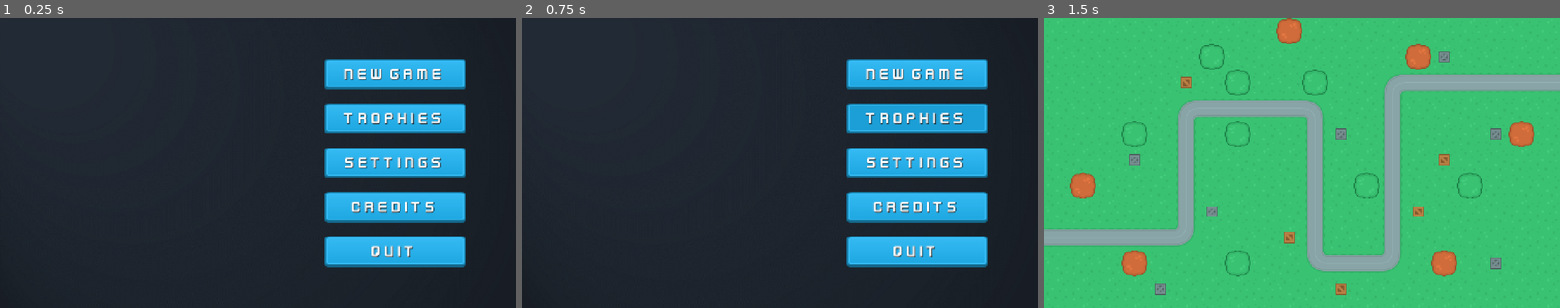
Above: before the commit, frames 1-3 (left to right).
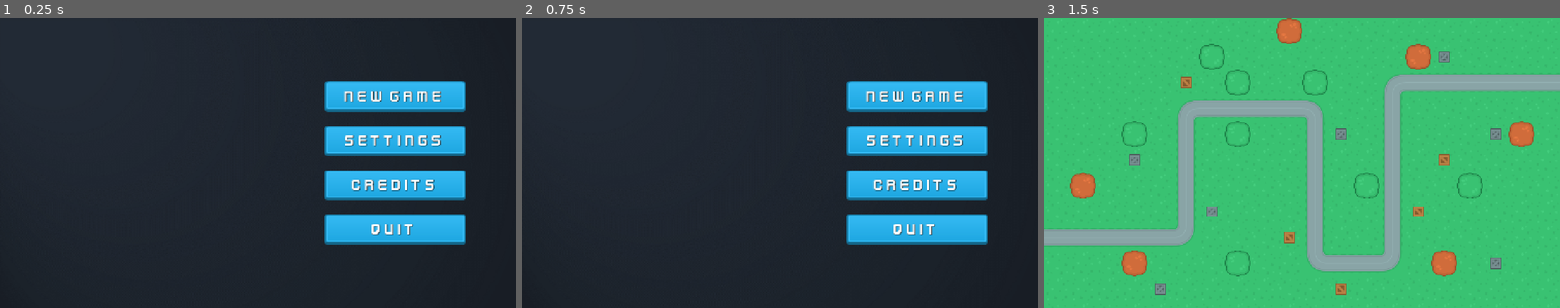
Above: after the commit, the same moments.

Repository: lukeai-tan/nanban-requiem-orbital
Game: Godot game, scene res://SceneHandler.tscn
Same seed, same stepped clock (60 frames per second), same inputs: the game is played once before the commit and once after it.
Inputs (mouse positions are in pixels of both pictures, inside the frame that each line leads up to):
- Up to frame 1 (0.25 s): no input
- Up to frame 2 (0.75 s): click (919, 119) at 0.5 s, where only the run before the commit has a clickable "Trophies"
- Up to frame 3 (1.5 s): click "New Game" at 1.25 s

The runs differ from the first frame. In frame 1, 16% of the frame differs, in the area x 62-91%, y 14-86%; in frame 2, 17%; in frame 3, nothing differs.

Commit message:
changes to main menu
removed trophies button temporarily

Diff:
--- a/SceneHandler.gd
+++ b/SceneHandler.gd
@@ -2,7 +2,7 @@
 
 func _ready():
 	get_node("MainMenu/Margin/VBoxContainer/NewGame").connect("pressed", Callable(self, "onNewGamePressed"))
-	get_node("MainMenu/Margin/VBoxContainer/Trophies").connect("pressed", Callable(self, "onTrophiesPressed"))
+	# get_node("MainMenu/Margin/VBoxContainer/Trophies").connect("pressed", Callable(self, "onTrophiesPressed"))
 	get_node("MainMenu/Margin/VBoxContainer/Settings").connect("pressed", Callable(self, "onSettingsPressed"))
 	get_node("MainMenu/Margin/VBoxContainer/Credits").connect("pressed", Callable(self, "onCreditsPressed"))
 	get_node("MainMenu/Margin/VBoxContainer/Quit").connect("pressed", Callable(self, "onQuitPressed"))
@@ -12,9 +12,10 @@
 	var gameScene = load("res://Scenes/MainScenes/GameScene.tscn").instantiate()
 	add_child(gameScene)
 
+'''
 func onTrophiesPressed():
 	pass
-
+'''
 func onSettingsPressed():
 	pass
 
--- a/Scenes/UIScenes/MainMenu.tscn
+++ b/Scenes/UIScenes/MainMenu.tscn
@@ -62,29 +62,6 @@
 theme_override_fonts/font = ExtResource("5_tg48g")
 theme_override_font_sizes/font_size = 40
 text = "New Game"
-horizontal_alignment = 1
-vertical_alignment = 1
-
-[node name="Trophies" type="TextureButton" parent="Margin/VBoxContainer"]
-custom_minimum_size = Vector2(350, 75)
-layout_mode = 2
-size_flags_horizontal = 4
-texture_normal = ExtResource("4_2e4mf")
-texture_pressed = ExtResource("3_qc1fl")
-texture_hover = ExtResource("2_qc1fl")
-stretch_mode = 0
-
-[node name="Label" type="Label" parent="Margin/VBoxContainer/Trophies"]
-layout_mode = 1
-anchors_preset = 15
-anchor_right = 1.0
-anchor_bottom = 1.0
-grow_horizontal = 2
-grow_vertical = 2
-theme_override_colors/font_shadow_color = Color(0, 0, 0, 1)
-theme_override_fonts/font = ExtResource("5_tg48g")
-theme_override_font_sizes/font_size = 40
-text = "Trophies"
 horizontal_alignment = 1
 vertical_alignment = 1
 
Binary file added: Assets/UI/Art/mm_ChickenNanbanDon.jpg
Not shown, added: Assets/UI/Art/mm_ChickenNanbanDon.jpg.import
